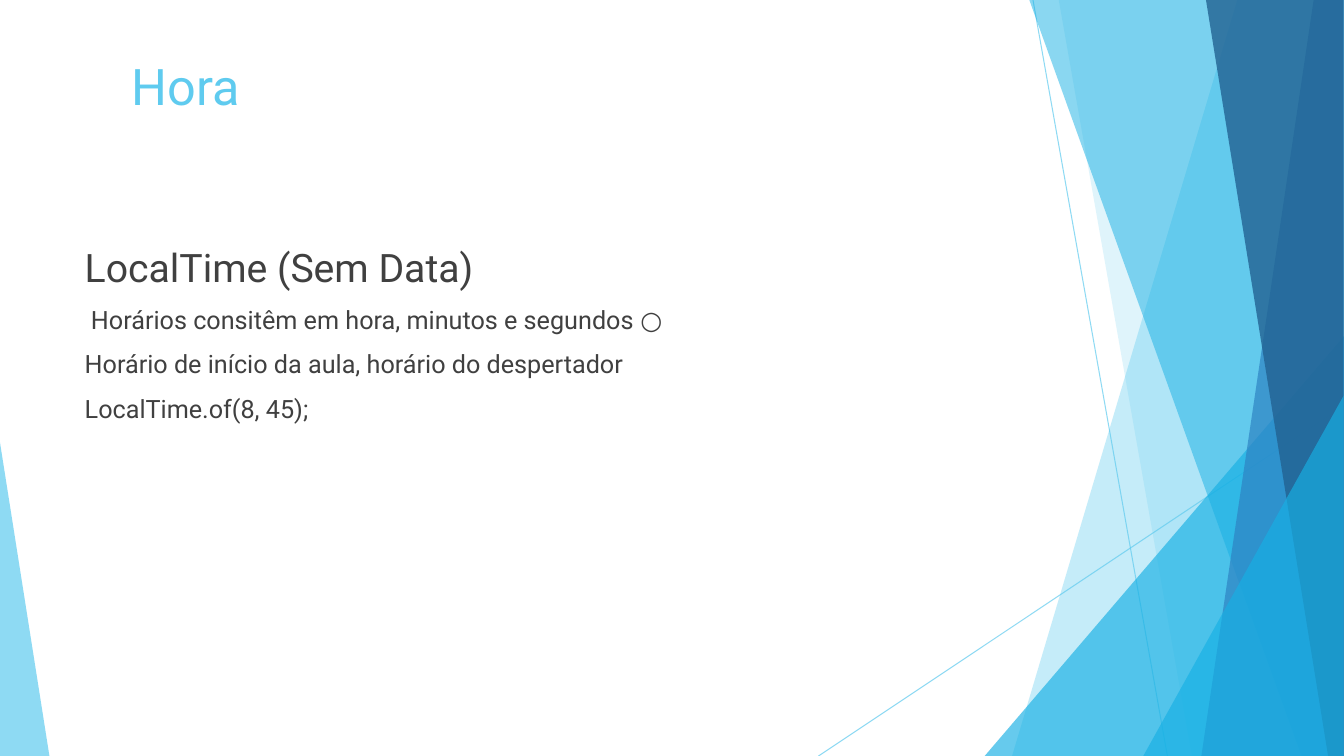
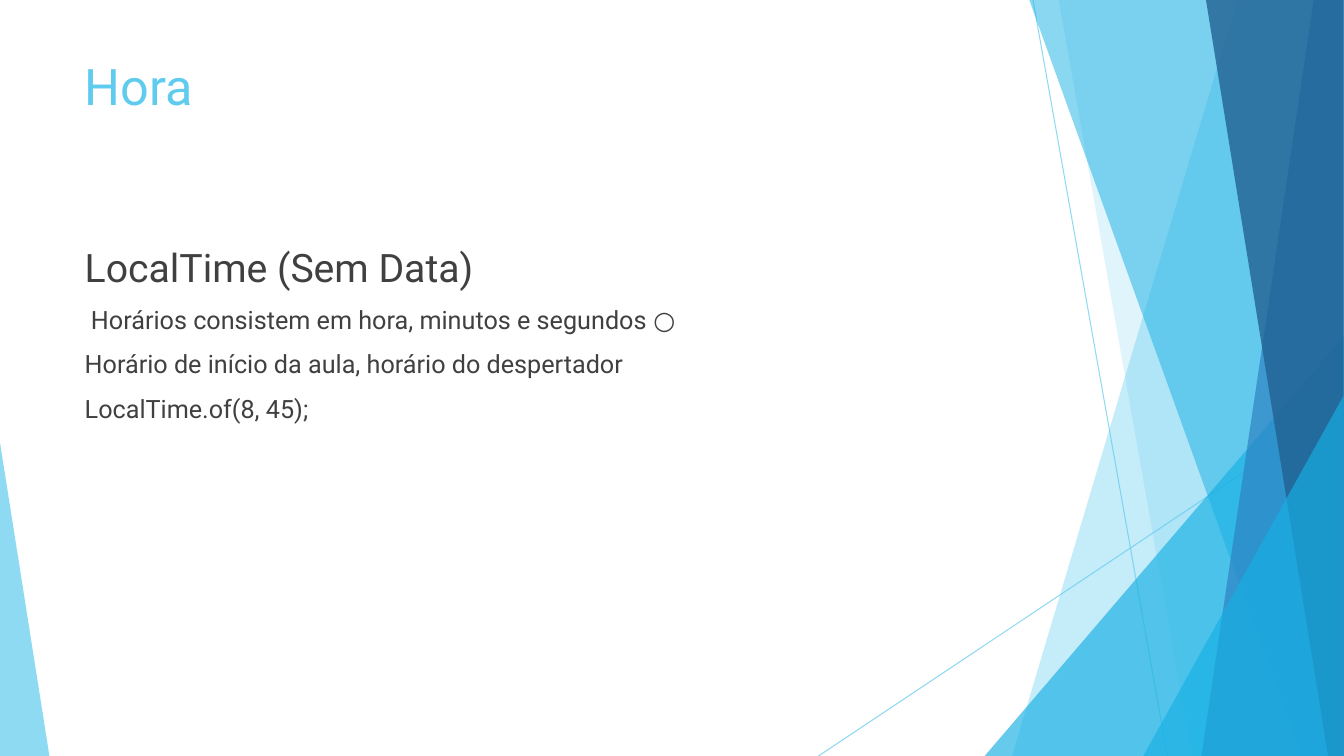
Before and after one commit to VMedeiros/javaFuncionalPLP, a slide deck: slide 9 of Programação Funcional – Java 8.pptx (slide 8 before the commit). Drawn at 1344x756 pixels with LibreOffice and Linux fonts; fonts in the diff are those of the drawing. Boxes give left, top, right and bottom in pixels: in the first picture for what was removed or moved away, otherwise in the second. Text is boxed around its words. In the diff, an @@ line names an element or a change of style, - is before the commit and + after.

```diff
--- a/Programação Funcional – Java 8.pptx
+++ b/Programação Funcional – Java 8.pptx
@@ title "Hora" moved from (x1=132, y1=69, x2=240, y2=106) to (x1=85, y1=69, x2=193, y2=106) @@
@@ text at (x1=91, y1=310, x2=647, y2=335): text changed @@
-Horários consitêm em hora, minutos e segundos ○
+Horários consistem em hora, minutos e segundos ○
```
Also in this commit, not shown: 2 other slides changed, 6 slides added, 3 slides removed, 1 other file.
